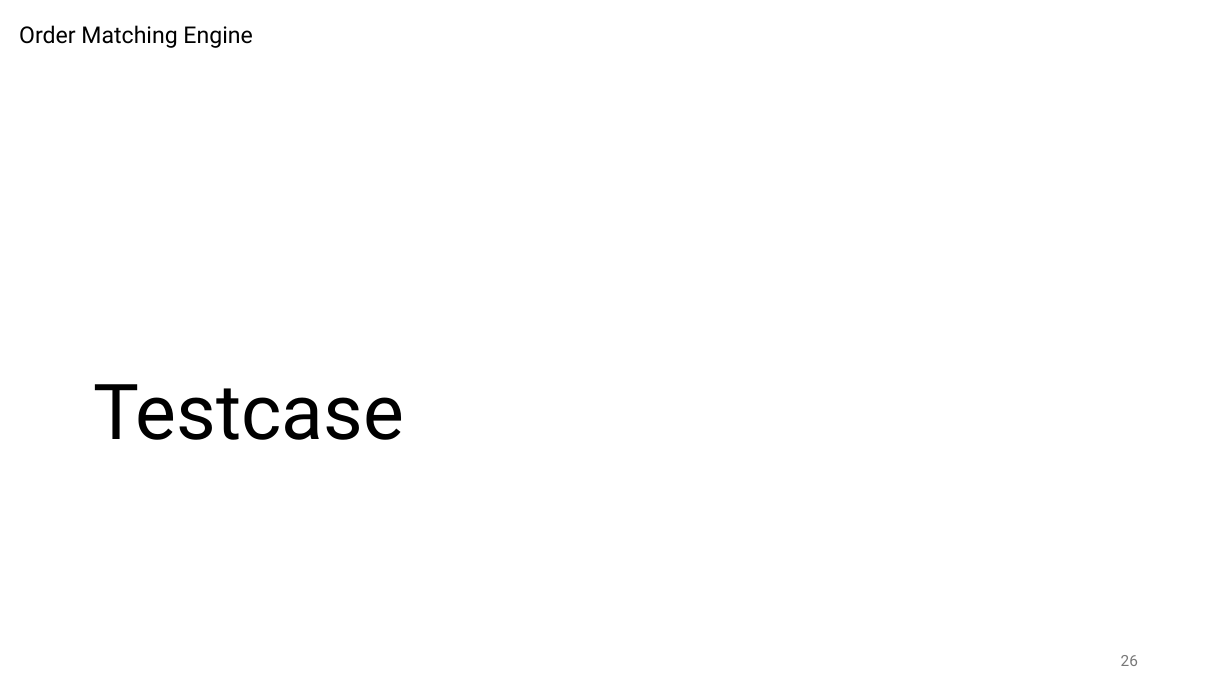
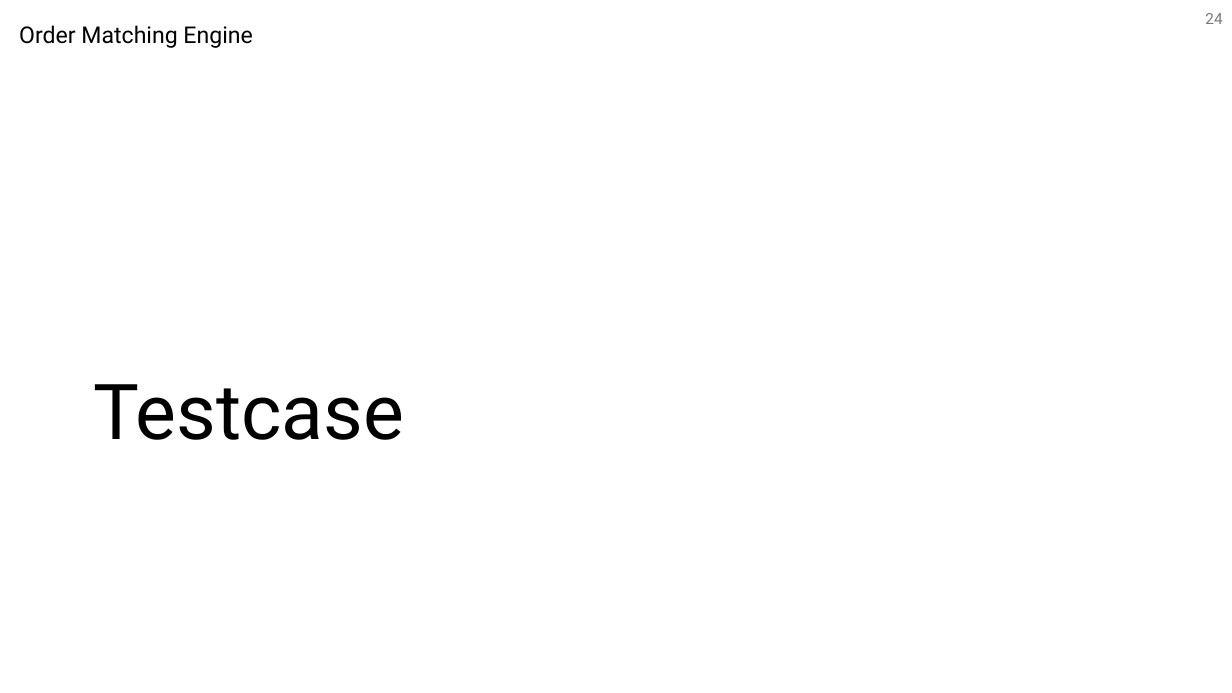
Before and after one commit to TerryChengTW/Dc3n, a slide deck: slide 24 of matching.pptx (slide 26 before the commit). Drawn at 1232x693 pixels with LibreOffice and Linux fonts; fonts in the diff are those of the drawing. Boxes give left, top, right and bottom in pixels: in the first picture for what was removed or moved away, otherwise in the second. Text is boxed around its words. In the diff, an @@ line names an element or a change of style, - is before the commit and + after.

```diff
--- a/matching.pptx
+++ b/matching.pptx
@@ page number added at [1205, 13, 1222, 24], 12 pt, text #797979 @@
+24
@@ page number removed at [1121, 655, 1138, 666] @@
-26
```
Also in this commit, not shown: 37 other slides changed, 4 slides added, 5 slides removed, 4 other files.
